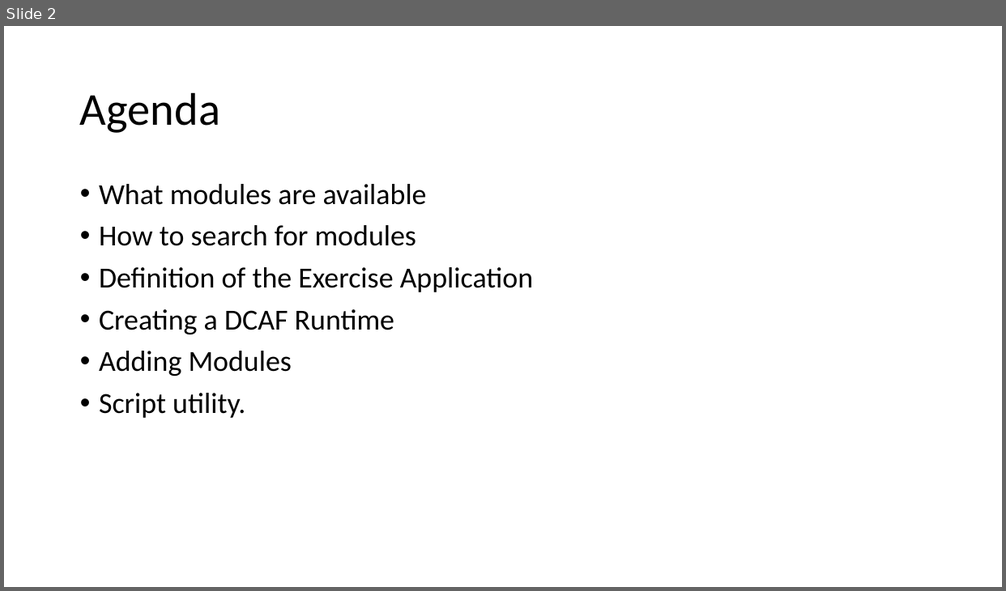
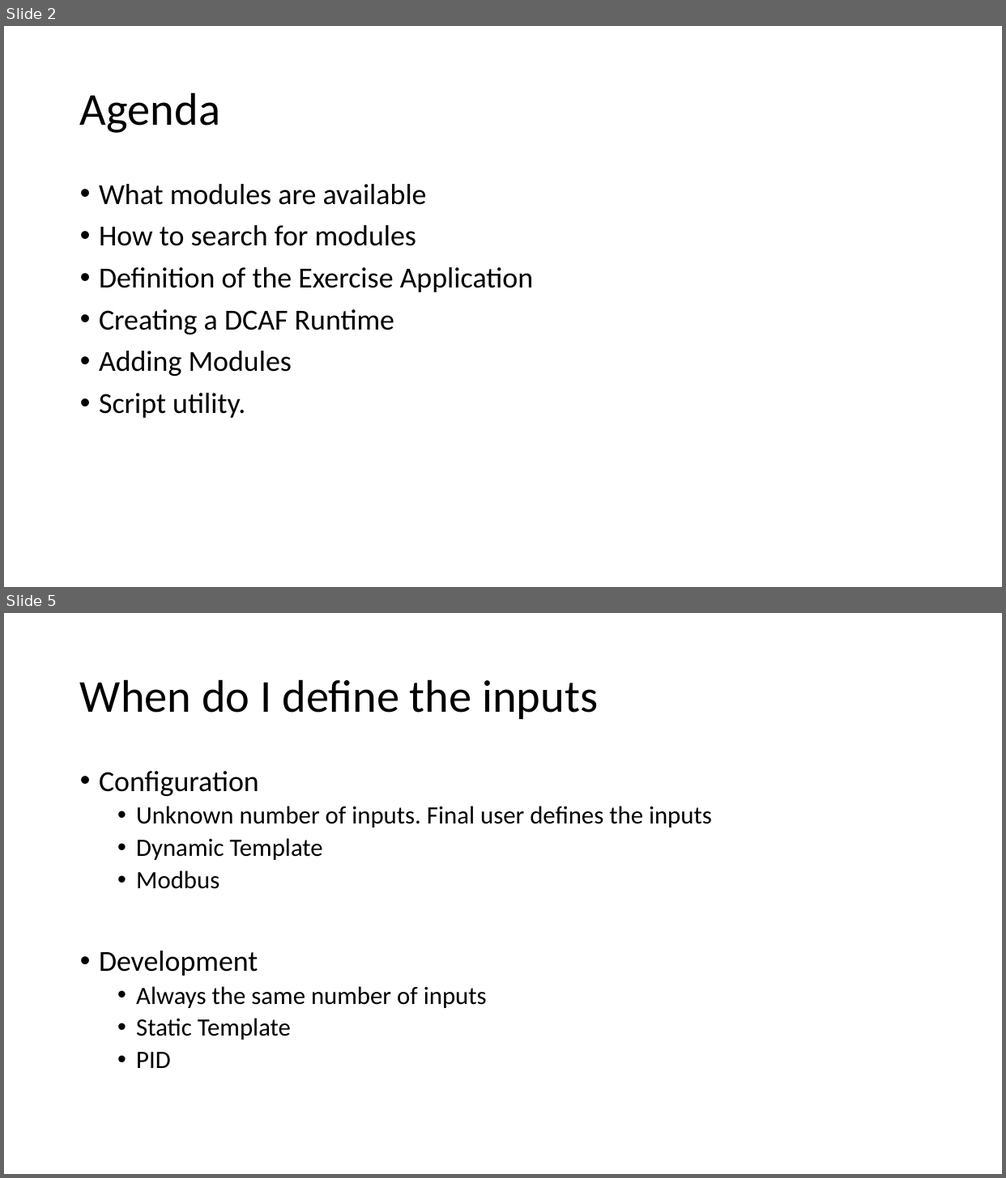
Before and after one commit to LabVIEW-DCAF/Documentation, a slide deck: Trunk/Getting Started Material/DCAF Training/5 Module Reuse.pptx. Shown one above the other, each under a label of ours: slide 2 before the commit, slides 2 and 5 after it; the slides between them are not shown. The pictures are 1006x591 and 1006x1178 pixels, drawn with LibreOffice and Linux fonts; fonts in the diff are those of the drawing. Boxes give left, top, right and bottom in pixels: in the first picture for what was removed or moved away, otherwise in the second. Text is boxed around its words. In the diff, an @@ line names an element or a change of style, - is before the commit and + after.

```diff
--- a/Trunk/Getting Started Material/DCAF Training/5 Module Reuse.pptx
+++ b/Trunk/Getting Started Material/DCAF Training/5 Module Reuse.pptx
@@ slide 5 added at (4, 613, 1002, 1174), background #FFFFFF @@
@@ title added at (80, 679, 598, 719), 44 pt, text #000000 @@
+When do I define the inputs
@@ text added at (99, 771, 712, 1068), 24 pt, text #000000 @@
+• Configuration
+  • Unknown number of inputs. Final user defines the inputs
+  • Dynamic Template
+  • Modbus
+• Development
+  • Always the same number of inputs
+  • Static Template
+  • PID
```
Also in this commit, not shown: 2 other slides added, 1 other file.
